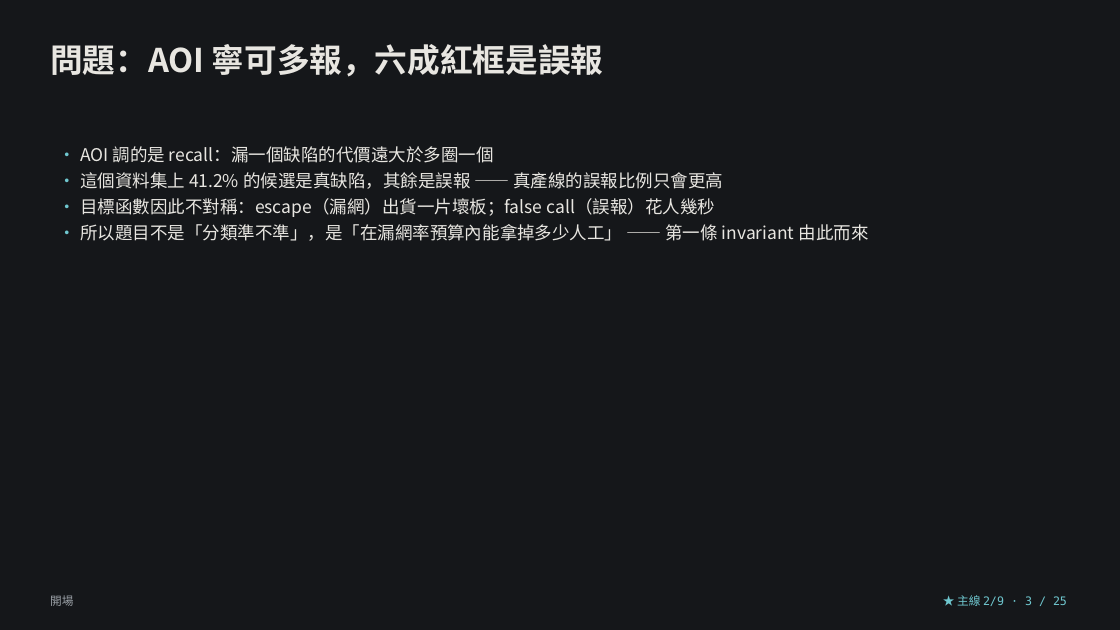
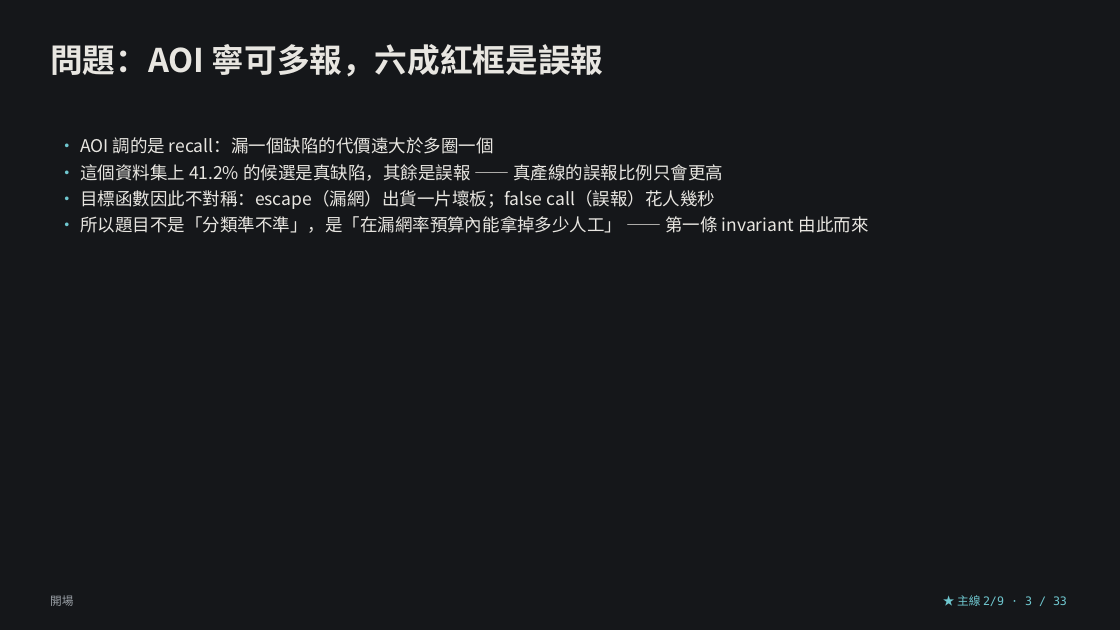
Before and after one commit to lin891020/aoi-agent, a slide deck: slide 3 of docs/deck/aoi-agent-journey.zh-TW.pptx. Drawn at 1120x630 pixels with LibreOffice and Linux fonts; fonts in the diff are those of the drawing. Boxes give left, top, right and bottom in pixels: in the first picture for what was removed or moved away, otherwise in the second. Text is boxed around its words. In the diff, an @@ line names an element or a change of style, - is before the commit and + after.

```diff
--- a/docs/deck/aoi-agent-journey.zh-TW.pptx
+++ b/docs/deck/aoi-agent-journey.zh-TW.pptx
@@ text "• AOI 調的是 recall：漏一個缺陷的代價遠大於多圈一個": place and size @@
-text "• AOI 調的是 recall：漏一個缺陷的代價遠大於多圈一個" at [80,146,869,241]
+text "• AOI 調的是 recall：漏一個缺陷的代價遠大於多圈一個" at [80,137,869,233]
@@ text at [957,595,1067,606]: text changed @@
-★ 主線 2/9 · 3 / 25
+★ 主線 2/9 · 3 / 33
```
Also in this commit, not shown: 24 other slides changed, 8 slides added, 7 other files.
